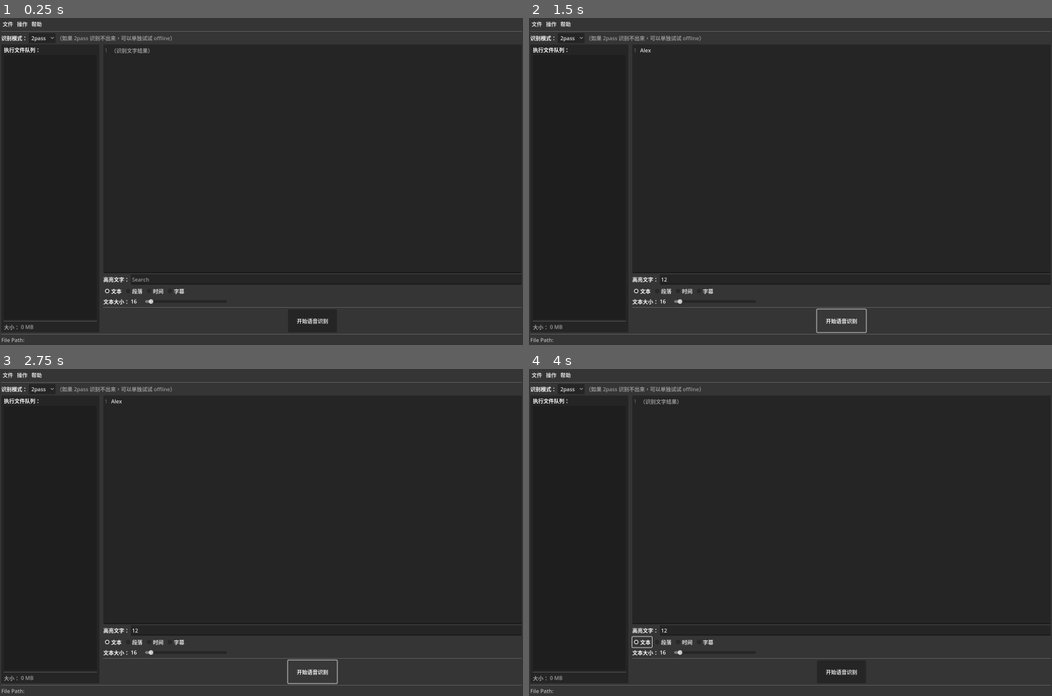
Above: before the commit, frames 1-4 (two rows, left to right).
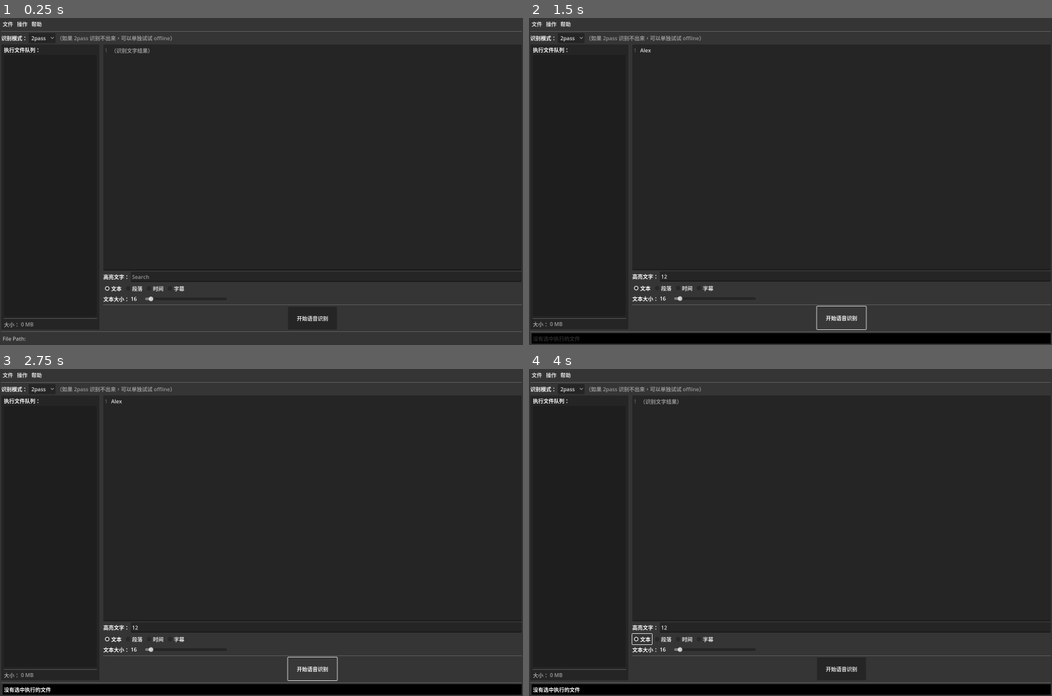
Above: after the commit, the same moments.

Repository: LaoDie1/Godot-FunASR-UI
Game: Godot game, scene res://src/scene/main.tscn
Two runs of this game, one before a commit and one after it. Both use one fixed random seed, a clock stepped at 60 frames per second and the inputs below. The engine's default icon, where the game draws it, is replaced by a stand-in: a white triangle on a blue panel in a dark square. Sound files missing from this copy of the repository are replaced by a short silence.
Inputs (mouse positions are in pixels of both pictures, inside the frame that each line leads up to):
- Up to frame 1 (0.25 s): no input
- Up to frame 2 (1.5 s): click (842, 158) at 0.52 s; type "Alex" at 0.6 s; click (853, 279) at 0.75 s; type "12" at 0.83 s; click "开始语音识别" at 1.25 s
- Up to frame 3 (2.75 s): click "开始语音识别" at 2 s
- Up to frame 4 (4 s): click "2pass" at 2.75 s; click "文本" at 3.5 s

The runs differ from the first frame. In frame 1, 1.5% of the frame differs, in the area x 0-100%, y 77-100%; in frame 2, 4.6%; in frame 3, 4.6%; in frame 4, 4.5%.

Commit message:
更新添加错误提示信息

Diff:
--- a/src/scene/config_setting_container/config_setting_container.tscn
+++ b/src/scene/config_setting_container/config_setting_container.tscn
@@ -68,7 +68,7 @@
 unique_name_in_owner = true
 title = "Open a Directory"
 size = Vector2i(700, 450)
-ok_button_text = "选择当前文件夹"
+ok_button_text = "Select Current Folder"
 file_mode = 2
 access = 2
 filters = PackedStringArray("*.py;Python File")
@@ -77,7 +77,7 @@
 unique_name_in_owner = true
 title = "Open a File"
 size = Vector2i(700, 450)
-ok_button_text = "打开"
+ok_button_text = "Open"
 file_mode = 0
 access = 2
 
--- a/src/scene/main.gd
+++ b/src/scene/main.gd
@@ -27,6 +27,9 @@
 @onready var about_window = %AboutWindow
 @onready var finish_audio_player: AudioStreamPlayer = %FinishAudioPlayer
 @onready var error_audio_player: AudioStreamPlayer = %ErrorAudioPlayer
+@onready var prompt_animation_player: AnimationPlayer = %PromptAnimationPlayer
+@onready var prompt_label: Label = %PromptLabel
+@onready var save_as_dialog: FileDialog = %SaveAsDialog
 
 
 var current_path: String:
@@ -41,7 +44,7 @@
 func _ready() -> void:
 	menu.init_menu({
 		"文件": [
-			"自动保存处理","-",
+			"保存到", "保存并移动源文件", "-",
 			"设置"
 		],
 		"操作": [
@@ -51,12 +54,13 @@
 		"帮助": ["关于"],
 	})
 	menu.init_shortcut({
-		"/文件/自动保存处理": SimpleMenu.parse_shortcut("Ctrl+S"),
+		"/文件/保存到": SimpleMenu.parse_shortcut("Ctrl+S"),
+		"/文件/保存并移动源文件": SimpleMenu.parse_shortcut("Ctrl+Shift+S"),
 		"/文件/设置": SimpleMenu.parse_shortcut("Ctrl+P"),
 		"/操作/运行语音识别": SimpleMenu.parse_shortcut("Ctrl+E"),
 	})
 	menu.init_icon({
-		"/文件/自动保存处理": Icons.get_icon("Save"),
+		"/文件/保存到": Icons.get_icon("Save"),
 		"/文件/设置": Icons.get_icon("GDScript"),
 		"/操作/运行语音识别": Icons.get_icon("Play"),
 		"/操作/打开选中文件所在目录": Icons.get_icon("Load"),
@@ -97,6 +101,7 @@
 				#_on_start_button_pressed()
 	)
 
+	prompt_animation_player.play("RESET")
 	_on_file_queue_cell_selected()
 
 
@@ -107,9 +112,9 @@
 ## 开始执行语音识别
 func execute(path: String):
 	if not FileAccess.file_exists(path):
-		printerr("执行错误，不存在这个路径： <%s>" % path)
 		auto_execute_timer.stop()
 		error_audio_player.play()
+		show_prompt("执行错误，不存在这个路径： <%s>" % path)
 		return
 
 	if not SpeechRecognition.is_executing():
@@ -127,7 +132,7 @@
 					text_container.handle_result(result)
 
 					if menu.get_menu_checked("/操作/自动执行"):
-						var success = save()
+						var success = auto_save()
 						if not success:
 							# 保存时出现错误，则停止
 							auto_execute_timer.stop()
@@ -137,23 +142,27 @@
 					finish_audio_player.play()
 
 				else:
-					printerr("执行时出现错误：", error, "  ", error_string(error))
+					show_prompt("执行时出现错误：%d %s" % [error, error_string(error)])
 					error_audio_player.play()
 		)
 
 
-func save() -> bool:
+func auto_save() -> bool:
 	if file_queue.get_selected_file() != "":
 		if SpeechRecognition.is_executing():
-			printerr("正在语音识别中, 不能保存")
+			show_prompt("正在语音识别中, 不能保存")
 			return false
 
 		# 移动原始文件
 		var save_to_directory : String = Config.get_value(ConfigKey.File.save_to_directory)
+		if not DirAccess.dir_exists_absolute(save_to_directory):
+			show_prompt("设置中的保存到的目录不存在，请重新设置！")
+			return false
+
 		var to_path : String = save_to_directory.path_join(current_path.get_file())
 		var error : int = FileUtil.move_file(current_path, to_path)
 		if error == OK:
-			# 保存文本
+			# 文件路径
 			var file_name_format : String = Config.get_value(ConfigKey.File.file_name_format)
 			var time : String = Time.get_datetime_string_from_system() \
 				.replace("-", "") \
@@ -163,6 +172,7 @@
 				"name": current_path.get_file().get_basename() + "_" + time,
 			})
 			var file_path : String = save_to_directory.path_join(file_name)
+			# 保存文本
 			FileUtil.write_as_string(file_path, text_container.get_text() )
 			print("已保存：%s\n" % file_path)
 
@@ -173,11 +183,17 @@
 				file_queue.select(0)
 			return true
 		else:
-			printerr("保存时出现失败：", error, " ", error_string(error))
+			show_prompt("保存时出现失败：", [error, " ", error_string(error)])
 			error_audio_player.play()
 	else:
-		printerr("没有选中文件")
+		show_prompt("没有选中文件")
 	return false
+
+
+## 提示信息
+func show_prompt(text: String, items: Array = [], connect_char: String = ""):
+	prompt_label.text = text + connect_char.join(items)
+	prompt_animation_player.play("prompt")
 
 
 # 更正文件名
@@ -202,12 +218,14 @@
 				print("  | ", file.get_file(), "  --->  ", new_path.get_file())
 			else:
 				error_audio_player.play()
-				printerr("修正文件名时出现错误: ",
+				show_prompt("修正文件名时出现错误: ", [
 					error, " (", error_string(error), ") ",
-					"\n\told: ", file,
-					"\n\tnew: ", new_path
-				)
-	print("  >>> 更新结束")
+					" old: ", file,
+					", new: ", new_path
+				])
+				return
+
+	show_prompt("更正结束")
 
 
 #============================================================
@@ -215,6 +233,8 @@
 #============================================================
 func _on_menu_menu_pressed(idx: int, menu_path: StringName) -> void:
 	match menu_path:
+		"/文件/保存到":
+			save_as_dialog.popup_centered()
 		"/操作/运行语音识别":
 			_on_start_button_pressed()
 
@@ -231,15 +251,15 @@
 			])
 			confirmation_dialog.popup_centered()
 
-		"/文件/自动保存处理":
-			save()
+		"/文件/保存并移动源文件":
+			auto_save()
 
 		"/操作/打开选中文件所在目录":
 			var file : String = file_queue.get_selected_file()
 			if file:
 				FileUtil.shell_open(file.get_base_dir())
 			else:
-				printerr("没有选中文件")
+				show_prompt("没有选中文件")
 
 		"/操作/清空队列文件":
 			confirmation_dialog.dialog_text = "此操作会清空队列中的所有文件，是否继续操作？"
@@ -262,7 +282,7 @@
 		if not file_queue.is_empty():
 			execute(file_queue.get_selected_file())
 		else:
-			printerr("没有选中执行的文件")
+			show_prompt("没有选中执行的文件")
 
 
 func _on_file_queue_cell_selected() -> void:
@@ -309,5 +329,10 @@
 			else:
 				auto_execute_timer.stop()
 
-		_:
-			print_debug("  -- 未实现功能：", menu_path)
+		#_:
+			#show_prompt("未实现功能：%s" % menu_path)
+
+
+func _on_save_as_dialog_file_selected(path: String) -> void:
+	# 保存文件
+	FileUtil.write_as_string(path, text_container.get_text())
--- a/src/scene/main.tscn
+++ b/src/scene/main.tscn
@@ -16,6 +16,55 @@
 
 [sub_resource type="StyleBoxEmpty" id="StyleBoxEmpty_2kk21"]
 
+[sub_resource type="Animation" id="Animation_cqghe"]
+length = 0.001
+tracks/0/type = "value"
+tracks/0/imported = false
+tracks/0/enabled = true
+tracks/0/path = NodePath(".:modulate")
+tracks/0/interp = 1
+tracks/0/loop_wrap = true
+tracks/0/keys = {
+"times": PackedFloat32Array(0),
+"transitions": PackedFloat32Array(1),
+"update": 0,
+"values": [Color(1, 1, 1, 0)]
+}
+
+[sub_resource type="Animation" id="Animation_algd0"]
+resource_name = "prompt"
+length = 3.0
+tracks/0/type = "value"
+tracks/0/imported = false
+tracks/0/enabled = true
+tracks/0/path = NodePath("MarginContainer:modulate")
+tracks/0/interp = 1
+tracks/0/loop_wrap = true
+tracks/0/keys = {
+"times": PackedFloat32Array(0, 0.0001, 0.2, 0.4, 0.6, 0.8),
+"transitions": PackedFloat32Array(1, 1, 1, 1, 1, 1),
+"update": 0,
+"values": [Color(1, 1, 1, 1), Color(1, 1, 1, 1), Color(1, 1, 1, 0), Color(1, 1, 1, 1), Color(1, 1, 1, 0), Color(1, 1, 1, 1)]
+}
+tracks/1/type = "value"
+tracks/1/imported = false
+tracks/1/enabled = true
+tracks/1/path = NodePath(".:modulate")
+tracks/1/interp = 1
+tracks/1/loop_wrap = true
+tracks/1/keys = {
+"times": PackedFloat32Array(0, 2.8, 3),
+"transitions": PackedFloat32Array(1, 1, 1),
+"update": 0,
+"values": [Color(1, 1, 1, 1), Color(1, 1, 1, 1), Color(1, 1, 1, 0)]
+}
+
+[sub_resource type="AnimationLibrary" id="AnimationLibrary_1xpsp"]
+_data = {
+"RESET": SubResource("Animation_cqghe"),
+"prompt": SubResource("Animation_algd0")
+}
+
 [node name="Main" type="Control"]
 layout_mode = 3
 anchors_preset = 15
@@ -24,6 +73,58 @@
 grow_horizontal = 2
 grow_vertical = 2
 script = ExtResource("1_pd8mv")
+
+[node name="ConfigWindow" type="Window" parent="."]
+unique_name_in_owner = true
+title = "设置 - FunASR"
+position = Vector2i(30, 80)
+size = Vector2i(800, 500)
+visible = false
+transient = true
+exclusive = true
+script = ExtResource("6_cjv4c")
+
+[node name="Panel" type="Panel" parent="ConfigWindow"]
+anchors_preset = 15
+anchor_right = 1.0
+anchor_bottom = 1.0
+grow_horizontal = 2
+grow_vertical = 2
+
+[node name="ConfigSettingContainer" parent="ConfigWindow" instance=ExtResource("3_a0hct")]
+
+[node name="AutoExecuteTimer" type="Timer" parent="."]
+unique_name_in_owner = true
+wait_time = 0.1
+
+[node name="ConfirmationDialog" type="ConfirmationDialog" parent="."]
+unique_name_in_owner = true
+position = Vector2i(50, 50)
+
+[node name="AboutWindow" type="Window" parent="."]
+unique_name_in_owner = true
+title = "关于"
+position = Vector2i(50, 50)
+size = Vector2i(800, 650)
+visible = false
+transient = true
+exclusive = true
+popup_window = true
+
+[node name="About" parent="AboutWindow" instance=ExtResource("8_swybj")]
+
+[node name="SaveAsDialog" type="FileDialog" parent="."]
+unique_name_in_owner = true
+size = Vector2i(700, 480)
+access = 2
+
+[node name="FinishAudioPlayer" type="AudioStreamPlayer" parent="."]
+unique_name_in_owner = true
+stream = ExtResource("9_garrf")
+
+[node name="ErrorAudioPlayer" type="AudioStreamPlayer" parent="."]
+unique_name_in_owner = true
+stream = ExtResource("10_i2d6b")
 
 [node name="Panel" type="Panel" parent="."]
 layout_mode = 1
@@ -174,71 +275,57 @@
 [node name="HSeparator" type="HSeparator" parent="MarginContainer/VBoxContainer2"]
 layout_mode = 2
 
-[node name="HBoxContainer" type="HBoxContainer" parent="MarginContainer/VBoxContainer2"]
-layout_mode = 2
-
-[node name="Label" type="Label" parent="MarginContainer/VBoxContainer2/HBoxContainer"]
+[node name="MarginContainer" type="MarginContainer" parent="MarginContainer/VBoxContainer2"]
+layout_mode = 2
+theme_override_constants/margin_left = 4
+
+[node name="HBoxContainer" type="HBoxContainer" parent="MarginContainer/VBoxContainer2/MarginContainer"]
+layout_mode = 2
+
+[node name="Label" type="Label" parent="MarginContainer/VBoxContainer2/MarginContainer/HBoxContainer"]
 modulate = Color(1, 1, 1, 0.635294)
 layout_mode = 2
 text = "File Path: "
 
-[node name="CurrentPathLabel" type="Label" parent="MarginContainer/VBoxContainer2/HBoxContainer"]
-unique_name_in_owner = true
-layout_mode = 2
-
-[node name="ConfigWindow" type="Window" parent="."]
-unique_name_in_owner = true
-title = "设置 - FunASR"
-position = Vector2i(30, 80)
-size = Vector2i(800, 500)
-visible = false
-transient = true
-exclusive = true
-script = ExtResource("6_cjv4c")
-
-[node name="Panel" type="Panel" parent="ConfigWindow"]
-anchors_preset = 15
-anchor_right = 1.0
-anchor_bottom = 1.0
-grow_horizontal = 2
-grow_vertical = 2
-
-[node name="ConfigSettingContainer" parent="ConfigWindow" instance=ExtResource("3_a0hct")]
-
-[node name="AutoExecuteTimer" type="Timer" parent="."]
-unique_name_in_owner = true
-wait_time = 0.1
-
-[node name="ConfirmationDialog" type="ConfirmationDialog" parent="."]
-unique_name_in_owner = true
-position = Vector2i(50, 50)
-
-[node name="AboutWindow" type="Window" parent="."]
-unique_name_in_owner = true
-title = "关于"
-position = Vector2i(50, 50)
-size = Vector2i(800, 650)
-visible = false
-transient = true
-exclusive = true
-popup_window = true
-
-[node name="About" parent="AboutWindow" instance=ExtResource("8_swybj")]
-
-[node name="FinishAudioPlayer" type="AudioStreamPlayer" parent="."]
-unique_name_in_owner = true
-stream = ExtResource("9_garrf")
-
-[node name="ErrorAudioPlayer" type="AudioStreamPlayer" parent="."]
-unique_name_in_owner = true
-stream = ExtResource("10_i2d6b")
-
+[node name="CurrentPathLabel" type="Label" parent="MarginContainer/VBoxContainer2/MarginContainer/HBoxContainer"]
+unique_name_in_owner = true
+layout_mode = 2
+
+[node name="PromptContainer" type="MarginContainer" parent="MarginContainer/VBoxContainer2/MarginContainer"]
+modulate = Color(1, 1, 1, 0)
+layout_mode = 2
+
+[node name="ColorRect" type="ColorRect" parent="MarginContainer/VBoxContainer2/MarginContainer/PromptContainer"]
+layout_mode = 2
+color = Color(0, 0, 0, 1)
+
+[node name="MarginContainer" type="MarginContainer" parent="MarginContainer/VBoxContainer2/MarginContainer/PromptContainer"]
+layout_mode = 2
+theme_override_constants/margin_left = 4
+theme_override_constants/margin_top = 4
+theme_override_constants/margin_right = 4
+theme_override_constants/margin_bottom = 4
+
+[node name="PromptLabel" type="Label" parent="MarginContainer/VBoxContainer2/MarginContainer/PromptContainer/MarginContainer"]
+unique_name_in_owner = true
+layout_mode = 2
+text = "info
+"
+
+[node name="PromptAnimationPlayer" type="AnimationPlayer" parent="MarginContainer/VBoxContainer2/MarginContainer/PromptContainer/MarginContainer"]
+unique_name_in_owner = true
+root_node = NodePath("../..")
+libraries = {
+"": SubResource("AnimationLibrary_1xpsp")
+}
+
+[connection signal="timeout" from="AutoExecuteTimer" to="." method="_on_auto_execute_timer_timeout"]
+[connection signal="confirmed" from="ConfirmationDialog" to="." method="_on_confirmation_dialog_confirmed"]
+[connection signal="close_requested" from="AboutWindow" to="AboutWindow" method="hide"]
+[connection signal="file_selected" from="SaveAsDialog" to="." method="_on_save_as_dialog_file_selected"]
 [connection signal="menu_check_toggled" from="MarginContainer/VBoxContainer2/PanelContainer/Menu" to="." method="_on_menu_menu_check_toggled"]
 [connection signal="menu_pressed" from="MarginContainer/VBoxContainer2/PanelContainer/Menu" to="." method="_on_menu_menu_pressed"]
 [connection signal="item_selected" from="MarginContainer/VBoxContainer2/HBoxContainer2/RecognitionModeButton" to="." method="_on_recognition_mode_button_item_selected"]
 [connection signal="dragged" from="MarginContainer/VBoxContainer2/Content/LeftSplitContainer" to="." method="_on_left_split_container_dragged"]
 [connection signal="cell_selected" from="MarginContainer/VBoxContainer2/Content/LeftSplitContainer/PanelContainer/MarginContainer/VBoxContainer/FileQueue" to="." method="_on_file_queue_cell_selected"]
 [connection signal="pressed" from="MarginContainer/VBoxContainer2/Content/LeftSplitContainer/MiddleSplitContainer/VBoxContainer2/StartButton" to="." method="_on_start_button_pressed"]
-[connection signal="timeout" from="AutoExecuteTimer" to="." method="_on_auto_execute_timer_timeout"]
-[connection signal="confirmed" from="ConfirmationDialog" to="." method="_on_confirmation_dialog_confirmed"]
-[connection signal="close_requested" from="AboutWindow" to="AboutWindow" method="hide"]
Not shown, changed: addons/apprentice/util/file_util/file_util.gd
Not shown, changed: addons/git_plugin/src/icon.tres
Not shown, changed: export_presets.cfg
Not shown: 24 places in src/global/icons/icons.tres that only renumber resources
Not shown: 1 places in src/scene/main.tscn that only renumber resources
